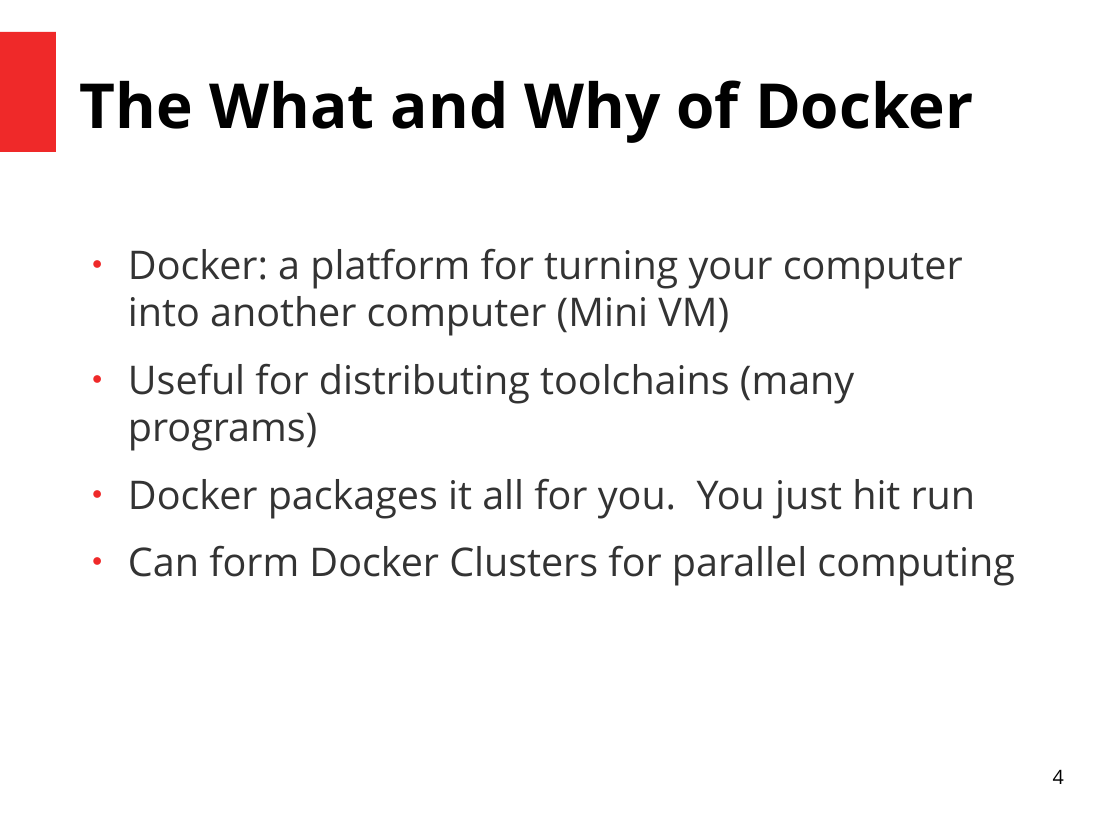
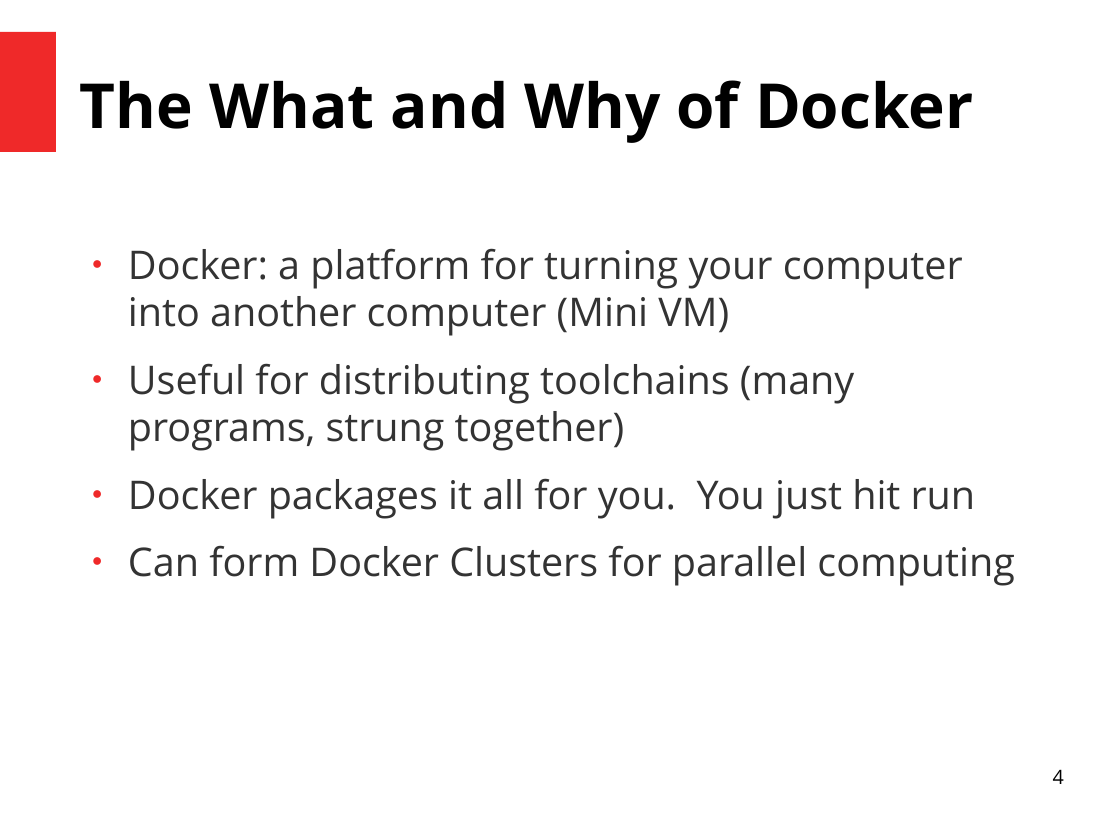
Before and after one commit to billytaj/parkinson_int_meta_pipe, a slide deck: slide 4 of Documentation/mbd_quick_2.odp. Drawn at 1120x840 pixels with LibreOffice and Linux fonts; fonts in the diff are those of the drawing. Boxes give left, top, right and bottom in pixels: in the first picture for what was removed or moved away, otherwise in the second. Text is boxed around its words. In the diff, an @@ line names an element or a change of style, - is before the commit and + after.

```diff
--- a/Documentation/mbd_quick_2.odp
+++ b/Documentation/mbd_quick_2.odp
@@ text at [128,363,854,451]: text changed @@
-● Useful for distributing toolchains (many programs)
+● Useful for distributing toolchains (many programs, strung together)
```
Also in this commit, not shown: 5 other slides changed, 2 other files.
